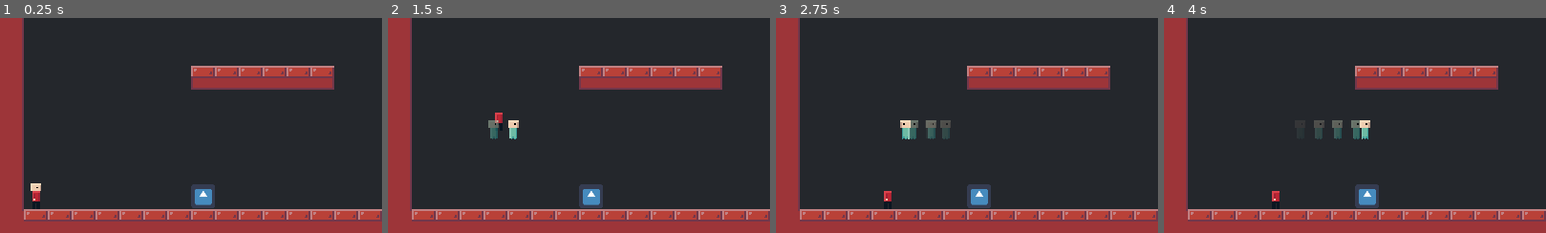
Above: before the commit, frames 1-4 (left to right).
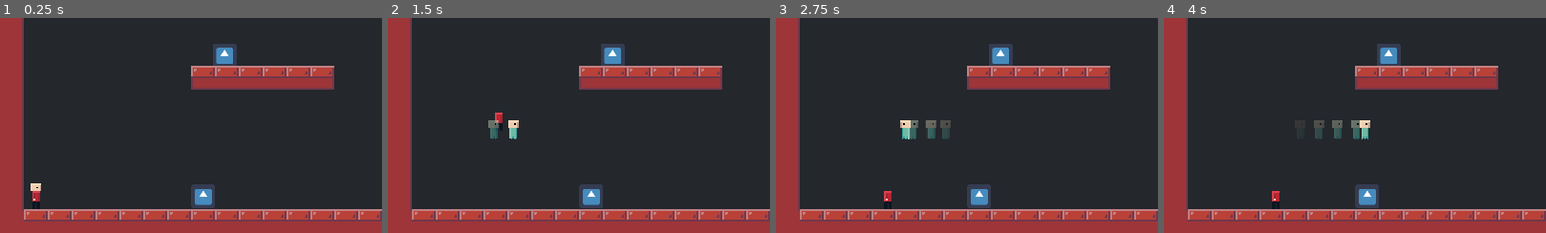
Above: after the commit, the same moments.

Repository: Lunatic-Games/kill-me-now
Game: Godot game, scene res://levels/level_test.tscn
Two runs of this game, one before a commit and one after it. Both use one fixed random seed, a clock stepped at 60 frames per second and the inputs below. The engine's default icon, where the game draws it, is replaced by a stand-in: a white triangle on a blue panel in a dark square.
Inputs:
- Up to frame 1 (0.25 s): no input
- Up to frame 2 (1.5 s): tap Enter at 0.5 s; hold D (move_right) from 0.53 s (still down); tap Q (interact) at 0.6 s; tap Space (jump) at 0.77, 1.25 s; tap E (release_soul) at 1.35 s
- Up to frame 3 (2.75 s): tap Space (jump) at 1.52 s; release D (move_right) at 2.03 s; hold A (move_left) from 2.03 s (still down); tap Q (interact) at 2.1 s
- Up to frame 4 (4 s): release A (move_left) at 2.78 s; hold D (move_right) from 2.78 s (still down); tap E (release_soul) at 2.85 s; tap Space (jump) at 3.02, 3.77 s; tap Q (interact) at 3.6 s
The pictures show only the part of the screen within x 0-50%, y 50-100%; the shares and areas given below are measured in that part.

The runs differ from the first frame. In frame 1, 0.6% of the frame differs, in the area x 55-62%, y 12-23%; in frame 2, 0.6%; in frame 3, 0.6%; in frame 4, 0.6%.

Commit message:
Added a second demonstration npc

Diff:
--- a/levels/level_test.tscn
+++ b/levels/level_test.tscn
@@ -16,6 +16,11 @@
 dialogue = [ "Wow you found me!", "I wonder how big these texts can get...", "Oh well, I guess we'll never know!!" ]
 npc_texture = ExtResource( 4 )
 
+[node name="NPC2" parent="." instance=ExtResource( 3 )]
+position = Vector2( 300.887, 337.969 )
+dialogue = [ "Hey, good job getting up here!", "Im kinda stuck..." ]
+npc_texture = ExtResource( 4 )
+
 [node name="TileMap" type="TileMap" parent="."]
 tile_set = ExtResource( 1 )
 cell_size = Vector2( 32, 32 )
